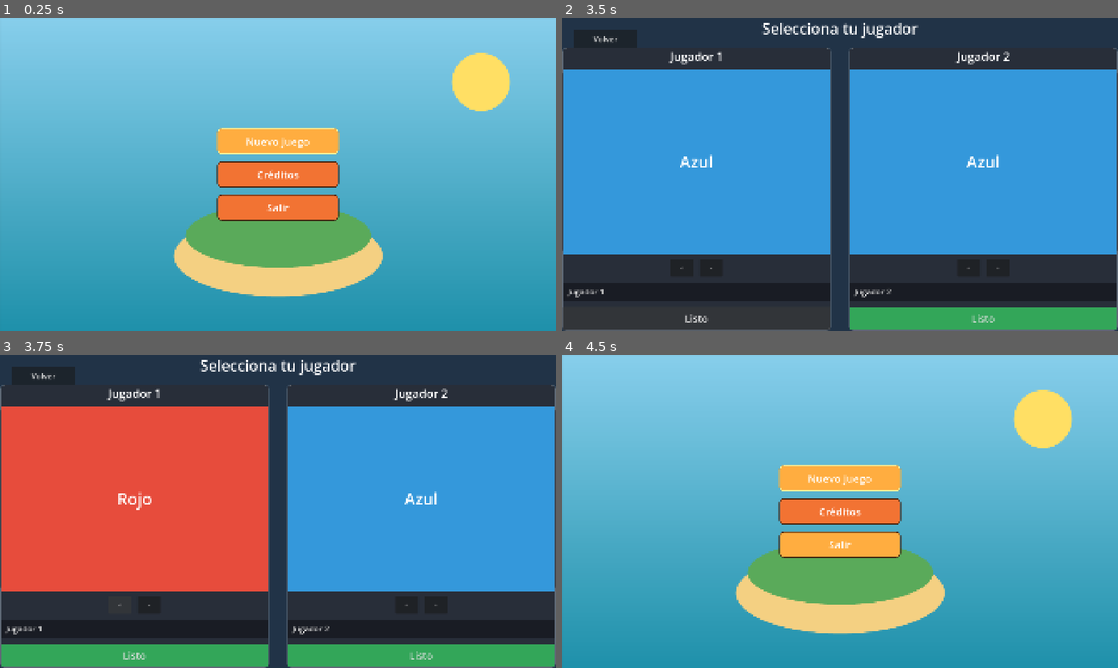
Above: before the commit, frames 1-4 (two rows, left to right).
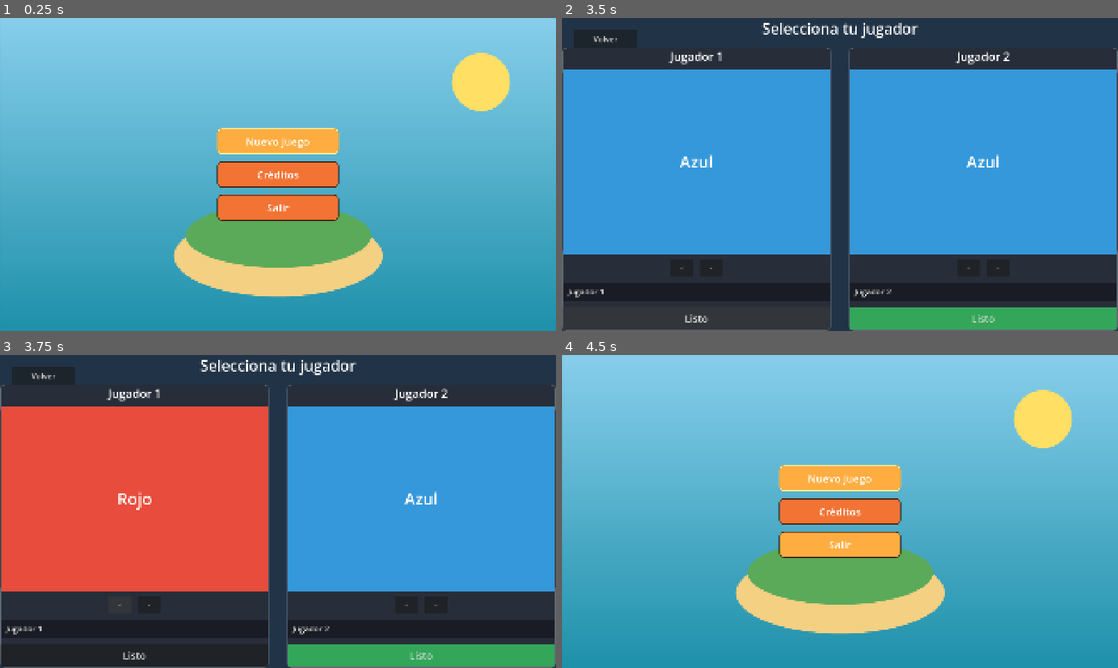
Above: after the commit, the same moments.

Repository: Haziel1357/game-jump-plus
Game: Godot game, scene res://interfaz/menu_principal/menu_principal.tscn
Two runs of this game, one before a commit and one after it. Both use one fixed random seed, a clock stepped at 60 frames per second and the inputs below.
Inputs:
- Up to frame 1 (0.25 s): no input
- Up to frame 2 (3.5 s): click "Nuevo Juego" at 0.5 s; click ">" at 1.25 s; click "Listo" at 2 s; click "¡Listo!" at 2.75 s
- Up to frame 3 (3.75 s): click "<" at 3.5 s
- Up to frame 4 (4.5 s): click "Volver" at 4.25 s

Frames 1-2 are identical in both runs. In frame 3, 3.6% of the frame differs, in the area x 0-49%, y 92-100%; in frame 4, nothing differs.

Commit message:
Mejorar UI: retroalimentación en Listo, posiciones de tutorial, pantalla dividida en preguntas y layout de HUD

Diff:
--- a/interfaz/hud/hud.gd
+++ b/interfaz/hud/hud.gd
@@ -1,10 +1,10 @@
 extends CanvasLayer
 
-@onready var label_vidas_1: Label = $Panel/VidaJugador1/TextoVidas
-@onready var label_vidas_2: Label = $Panel/VidaJugador2/TextoVidas
-@onready var boton_fallo_1: Button = $Panel/Prueba/BotonFallo1
-@onready var boton_fallo_2: Button = $Panel/Prueba/BotonFallo2
-@onready var boton_pregunta: Button = $Panel/Prueba/BotonPregunta
+@onready var label_vidas_1: Label = $VidaJugador1/TextoVidas
+@onready var label_vidas_2: Label = $VidaJugador2/TextoVidas
+@onready var boton_fallo_1: Button = $Prueba/BotonFallo1
+@onready var boton_fallo_2: Button = $Prueba/BotonFallo2
+@onready var boton_pregunta: Button = $Prueba/BotonPregunta
 
 var _turno: int = 1
 
--- a/interfaz/hud/hud.tscn
+++ b/interfaz/hud/hud.tscn
@@ -1,58 +1,64 @@
-[gd_scene load_steps=2 format=3]
+[gd_scene format=3 uid="uid://ba0tjdqnfix6t"]
 
-[ext_resource type="Script" path="res://interfaz/hud/hud.gd" id="1_hud01"]
+[ext_resource type="Script" uid="uid://b8ko1wd3jcvhj" path="res://interfaz/hud/hud.gd" id="1_hud01"]
 
-[node name="Hud" type="CanvasLayer"]
+[node name="Hud" type="CanvasLayer" unique_id=1378635125]
 script = ExtResource("1_hud01")
 
-[node name="Panel" type="HBoxContainer" parent="."]
-anchors_preset = 10
-anchor_right = 1.0
+[node name="VidaJugador1" type="PanelContainer" parent="." unique_id=1585608441]
 offset_left = 24.0
 offset_top = 16.0
-offset_right = -24.0
-offset_bottom = 80.0
-grow_horizontal = 2
-theme_override_constants/separation = 24
+offset_right = 320.0
+offset_bottom = 72.0
 
-[node name="VidaJugador1" type="PanelContainer" parent="Panel"]
+[node name="TextoVidas" type="Label" parent="VidaJugador1" unique_id=1468870598]
 layout_mode = 2
-size_flags_horizontal = 3
-
-[node name="TextoVidas" type="Label" parent="Panel/VidaJugador1"]
-layout_mode = 2
-theme_override_font_sizes/font_size = 28
+theme_override_font_sizes/font_size = 26
 text = "Jugador 1  ♥♥♥ (3)"
 horizontal_alignment = 1
 
-[node name="VidaJugador2" type="PanelContainer" parent="Panel"]
+[node name="VidaJugador2" type="PanelContainer" parent="." unique_id=1303858176]
+anchors_preset = 1
+anchor_left = 1.0
+anchor_right = 1.0
+offset_left = -320.0
+offset_top = 16.0
+offset_right = -24.0
+offset_bottom = 72.0
+grow_horizontal = 0
+
+[node name="TextoVidas" type="Label" parent="VidaJugador2" unique_id=236469179]
 layout_mode = 2
-size_flags_horizontal = 3
-
-[node name="TextoVidas" type="Label" parent="Panel/VidaJugador2"]
-layout_mode = 2
-theme_override_font_sizes/font_size = 28
+theme_override_font_sizes/font_size = 26
 text = "Jugador 2  ♥♥♥ (3)"
 horizontal_alignment = 1
 
-[node name="Prueba" type="HBoxContainer" parent="Panel"]
-layout_mode = 2
-theme_override_constants/separation = 8
+[node name="Prueba" type="HBoxContainer" parent="." unique_id=1510220890]
+anchors_preset = 12
+anchor_top = 1.0
+anchor_right = 1.0
+anchor_bottom = 1.0
+offset_top = -64.0
+offset_bottom = -12.0
+grow_horizontal = 2
+grow_vertical = 0
+theme_override_constants/separation = 12
+alignment = 1
 
-[node name="BotonFallo1" type="Button" parent="Panel/Prueba"]
-custom_minimum_size = Vector2(120, 48)
-layout_mode = 2
-text = "Fallo P1"
-theme_override_font_sizes/font_size = 20
-
-[node name="BotonFallo2" type="Button" parent="Panel/Prueba"]
-custom_minimum_size = Vector2(120, 48)
-layout_mode = 2
-text = "Fallo P2"
-theme_override_font_sizes/font_size = 20
-
-[node name="BotonPregunta" type="Button" parent="Panel/Prueba"]
+[node name="BotonFallo1" type="Button" parent="Prueba" unique_id=167988513]
 custom_minimum_size = Vector2(140, 48)
 layout_mode = 2
+theme_override_font_sizes/font_size = 20
+text = "Fallo P1"
+
+[node name="BotonPregunta" type="Button" parent="Prueba" unique_id=174839879]
+custom_minimum_size = Vector2(160, 48)
+layout_mode = 2
+theme_override_font_sizes/font_size = 20
 text = "Pregunta"
+
+[node name="BotonFallo2" type="Button" parent="Prueba" unique_id=779531297]
+custom_minimum_size = Vector2(140, 48)
+layout_mode = 2
 theme_override_font_sizes/font_size = 20
+text = "Fallo P2"
--- a/interfaz/preguntas/preguntas.gd
+++ b/interfaz/preguntas/preguntas.gd
@@ -5,7 +5,9 @@
 const RUTA_DATOS := "res://escenas/niveles/preguntas/datos_preguntas.json"
 
 @onready var popup: Control = $Popup
-@onready var label_pregunta: Label = $Popup/Centro/Caja/Pregunta
+@onready var caja_pregunta: Panel = $Popup/CajaPregunta
+@onready var label_pregunta: Label = $Popup/CajaPregunta/Pregunta
+@onready var opciones: VBoxContainer = $Popup/Opciones
 @onready var boton_correcto: Button = $Popup/Opciones/BotonCorrecto
 @onready var boton_incorrecto: Button = $Popup/Opciones/BotonIncorrecto
 @onready var banner: Label = $Banner
@@ -33,8 +35,8 @@
 	_preguntas = datos.get("preguntas", [])
 
 
-## Muestra una pregunta para el jugador indicado. {otro} se sustituye
-## por el nombre del compañero de partida.
+## Muestra una pregunta para el jugador indicado. La pregunta aparece
+## en SU mitad de pantalla; las opciones en la mitad del compañero.
 func mostrar_pregunta(jugador: int) -> void:
 	if _preguntas.is_empty():
 		push_error("No hay preguntas cargadas")
@@ -49,8 +51,34 @@
 
 	_respuesta_actual = bool(pregunta["respuesta_correcta"])
 	label_pregunta.text = str(pregunta["texto"]).replace("{otro}", nombre_otro)
+
+	_colocar_segun_turno(jugador)
 	popup.visible = true
 	boton_correcto.grab_focus()
+
+
+## Jugador 1 = mitad izquierda, Jugador 2 = mitad derecha.
+## La pregunta va en la mitad del que pregunta; las opciones en la del otro.
+func _colocar_segun_turno(jugador: int) -> void:
+	var tamano := get_viewport().get_visible_rect().size
+	var mitad := tamano.x * 0.5
+
+	if jugador == 1:
+		# Pregunta izquierda, opciones derecha
+		caja_pregunta.position = Vector2(80, tamano.y * 0.32)
+		caja_pregunta.size = Vector2(mitad - 160, 360)
+		opciones.anchor_left = 1.0
+		opciones.anchor_right = 1.0
+		opciones.offset_left = -380
+		opciones.offset_right = -80
+	else:
+		# Pregunta derecha, opciones izquierda
+		caja_pregunta.position = Vector2(mitad + 80, tamano.y * 0.32)
+		caja_pregunta.size = Vector2(mitad - 160, 360)
+		opciones.anchor_left = 0.0
+		opciones.anchor_right = 0.0
+		opciones.offset_left = 80
+		opciones.offset_right = 380
 
 
 func _responder(elegido_correcto: bool) -> void:
--- a/interfaz/preguntas/preguntas.tscn
+++ b/interfaz/preguntas/preguntas.tscn
@@ -1,6 +1,6 @@
-[gd_scene load_steps=5 format=3]
+[gd_scene format=3 uid="uid://chqwbv4pvljyl"]
 
-[ext_resource type="Script" path="res://interfaz/preguntas/preguntas.gd" id="1_preg01"]
+[ext_resource type="Script" uid="uid://ds60fbxrw44uo" path="res://interfaz/preguntas/preguntas.gd" id="1_preg01"]
 
 [sub_resource type="StyleBoxFlat" id="StyleBoxFlat_popup"]
 content_margin_left = 32.0
@@ -29,7 +29,6 @@
 border_width_right = 3
 border_width_bottom = 3
 border_color = Color(0.1, 0.35, 0.15, 1)
-corner_radius = 12
 
 [sub_resource type="StyleBoxFlat" id="StyleBoxFlat_incorrecto"]
 content_margin_left = 24.0
@@ -42,21 +41,20 @@
 border_width_right = 3
 border_width_bottom = 3
 border_color = Color(0.4, 0.08, 0.08, 1)
-corner_radius = 12
 
-[node name="Preguntas" type="CanvasLayer"]
+[node name="Preguntas" type="CanvasLayer" unique_id=61489788]
 layer = 10
 script = ExtResource("1_preg01")
 
-[node name="Popup" type="Control" parent="."]
-visible = false
+[node name="Popup" type="Control" parent="." unique_id=27094670]
+layout_mode = 3
 anchors_preset = 15
 anchor_right = 1.0
 anchor_bottom = 1.0
 grow_horizontal = 2
 grow_vertical = 2
 
-[node name="Oscuro" type="ColorRect" parent="Popup"]
+[node name="Oscuro" type="ColorRect" parent="Popup" unique_id=1287847228]
 layout_mode = 1
 anchors_preset = 15
 anchor_right = 1.0
@@ -65,53 +63,58 @@
 grow_vertical = 2
 color = Color(0, 0, 0, 0.45)
 
-[node name="Centro" type="CenterContainer" parent="Popup"]
+[node name="CajaPregunta" type="Panel" parent="Popup" unique_id=479309438]
+layout_mode = 1
+offset_left = 80.0
+offset_top = 280.0
+offset_right = 860.0
+offset_bottom = 640.0
+theme_override_styles/panel = SubResource("StyleBoxFlat_popup")
+
+[node name="Pregunta" type="Label" parent="Popup/CajaPregunta" unique_id=958935140]
 layout_mode = 1
 anchors_preset = 15
 anchor_right = 1.0
 anchor_bottom = 1.0
+offset_left = 24.0
+offset_top = 16.0
+offset_right = -24.0
+offset_bottom = -16.0
 grow_horizontal = 2
 grow_vertical = 2
-
-[node name="Caja" type="PanelContainer" parent="Popup/Centro"]
-custom_minimum_size = Vector2(900, 360)
-layout_mode = 2
-theme_override_styles/panel = SubResource("StyleBoxFlat_popup")
-
-[node name="Pregunta" type="Label" parent="Popup/Centro/Caja"]
-layout_mode = 2
-theme_override_font_sizes/font_size = 34
+theme_override_font_sizes/font_size = 32
 text = "Pregunta aquí"
 horizontal_alignment = 1
 vertical_alignment = 1
 autowrap_mode = 3
 
-[node name="Opciones" type="VBoxContainer" parent="Popup"]
+[node name="Opciones" type="VBoxContainer" parent="Popup" unique_id=1407369458]
 layout_mode = 1
-anchors_preset = 0
+anchors_preset = 1
 anchor_left = 1.0
 anchor_right = 1.0
-offset_left = -320.0
+offset_left = -380.0
 offset_top = 340.0
-offset_right = -120.0
-offset_bottom = 560.0
+offset_right = -80.0
+offset_bottom = 580.0
 theme_override_constants/separation = 20
+alignment = 1
 
-[node name="BotonCorrecto" type="Button" parent="Popup/Opciones"]
-custom_minimum_size = Vector2(200, 90)
+[node name="BotonCorrecto" type="Button" parent="Popup/Opciones" unique_id=387940476]
+custom_minimum_size = Vector2(300, 90)
 layout_mode = 2
-text = "Correcto"
 theme_override_font_sizes/font_size = 30
 theme_override_styles/normal = SubResource("StyleBoxFlat_correcto")
+text = "Correcto"
 
-[node name="BotonIncorrecto" type="Button" parent="Popup/Opciones"]
-custom_minimum_size = Vector2(200, 90)
+[node name="BotonIncorrecto" type="Button" parent="Popup/Opciones" unique_id=1166742668]
+custom_minimum_size = Vector2(300, 90)
 layout_mode = 2
-text = "Incorrecto"
 theme_override_font_sizes/font_size = 30
 theme_override_styles/normal = SubResource("StyleBoxFlat_incorrecto")
+text = "Incorrecto"
 
-[node name="Banner" type="Label" parent="."]
+[node name="Banner" type="Label" parent="." unique_id=2101355641]
 visible = false
 anchors_preset = 10
 anchor_right = 1.0
--- a/interfaz/seleccion_jugador/seleccion_jugador.gd
+++ b/interfaz/seleccion_jugador/seleccion_jugador.gd
@@ -90,10 +90,22 @@
 	var boton: Button = boton_listo_1 if jugador == 1 else boton_listo_2
 	if bool(datos["listo"]):
 		boton.text = "¡Listo!"
+		boton.add_theme_stylebox_override("normal", _estilo_listo_activo())
 	else:
 		boton.text = "Listo"
+		boton.remove_theme_stylebox_override("normal")
 
 	_comprobar_inicio()
+
+
+func _estilo_listo_activo() -> StyleBoxFlat:
+	var estilo := StyleBoxFlat.new()
+	estilo.bg_color = Color(0.95, 0.75, 0.15)
+	estilo.border_color = Color(0.45, 0.35, 0.05)
+	estilo.set_border_width_all(3)
+	estilo.set_corner_radius_all(12)
+	estilo.set_content_margin_all(20)
+	return estilo
 
 
 func _comprobar_inicio() -> void:
--- a/interfaz/tutorial/tutorial.gd
+++ b/interfaz/tutorial/tutorial.gd
@@ -8,8 +8,8 @@
 @onready var caja_1: Label = $Layout/Cajas/CajaIzquierda/Texto
 @onready var caja_2: Label = $Layout/Cajas/CajaDerecha/Texto
 @onready var caja_3: Label = $Layout/Cajas/CajaCentro/Texto
-@onready var boton_atras: Button = $Layout/Navegacion/BotonAtras
-@onready var boton_siguiente: Button = $Layout/Navegacion/BotonSiguiente
+@onready var boton_atras: Button = $BotonAtras
+@onready var boton_siguiente: Button = $BotonSiguiente
 
 var _paginas: Array = []
 var _indice: int = 0
@@ -52,8 +52,15 @@
 	var es_ultima: bool = _indice == _paginas.size() - 1
 	if es_ultima:
 		boton_siguiente.text = "¡Jugar!"
+		var estilo_jugar := StyleBoxFlat.new()
+		estilo_jugar.bg_color = Color(0.55, 0.25, 0.85)
+		estilo_jugar.border_color = Color(0.25, 0.1, 0.4)
+		estilo_jugar.set_border_width_all(3)
+		estilo_jugar.set_content_margin_all(24)
+		boton_siguiente.add_theme_stylebox_override("normal", estilo_jugar)
 	else:
 		boton_siguiente.text = "Siguiente"
+		boton_siguiente.remove_theme_stylebox_override("normal")
 
 
 func _pagina_anterior() -> void:
--- a/interfaz/tutorial/tutorial.tscn
+++ b/interfaz/tutorial/tutorial.tscn
@@ -37,6 +37,18 @@
 border_width_right = 3
 border_width_bottom = 3
 border_color = Color(0.45, 0.25, 0.05, 1)
+
+[sub_resource type="StyleBoxFlat" id="StyleBoxFlat_jugar"]
+content_margin_left = 24.0
+content_margin_top = 12.0
+content_margin_right = 24.0
+content_margin_bottom = 12.0
+bg_color = Color(0.55, 0.25, 0.85, 1)
+border_width_left = 3
+border_width_top = 3
+border_width_right = 3
+border_width_bottom = 3
+border_color = Color(0.25, 0.1, 0.4, 1)
 
 [node name="Tutorial" type="Control" unique_id=769514744]
 layout_mode = 3
@@ -135,21 +147,33 @@
 vertical_alignment = 1
 autowrap_mode = 3
 
-[node name="Navegacion" type="HBoxContainer" parent="Layout" unique_id=834530907]
-layout_mode = 2
-theme_override_constants/separation = 40
-alignment = 1
-
-[node name="BotonAtras" type="Button" parent="Layout/Navegacion" unique_id=1446640554]
-custom_minimum_size = Vector2(240, 72)
-layout_mode = 2
+[node name="BotonAtras" type="Button" parent="." unique_id=1446640554]
+layout_mode = 1
+anchors_preset = 2
+anchor_top = 1.0
+anchor_bottom = 1.0
+offset_left = 40.0
+offset_top = -100.0
+offset_right = 280.0
+offset_bottom = -28.0
+grow_vertical = 0
 theme_override_font_sizes/font_size = 30
 theme_override_styles/normal = SubResource("StyleBoxFlat_atras")
 text = "Atrás"
 
-[node name="BotonSiguiente" type="Button" parent="Layout/Navegacion" unique_id=1455466724]
-custom_minimum_size = Vector2(240, 72)
-layout_mode = 2
+[node name="BotonSiguiente" type="Button" parent="." unique_id=1455466724]
+layout_mode = 1
+anchors_preset = 3
+anchor_left = 1.0
+anchor_top = 1.0
+anchor_right = 1.0
+anchor_bottom = 1.0
+offset_left = -280.0
+offset_top = -100.0
+offset_right = -40.0
+offset_bottom = -28.0
+grow_horizontal = 0
+grow_vertical = 0
 theme_override_font_sizes/font_size = 30
 theme_override_styles/normal = SubResource("StyleBoxFlat_siguiente")
 text = "Siguiente"
Not shown, added: interfaz/preguntas/preguntas.gd.uid
